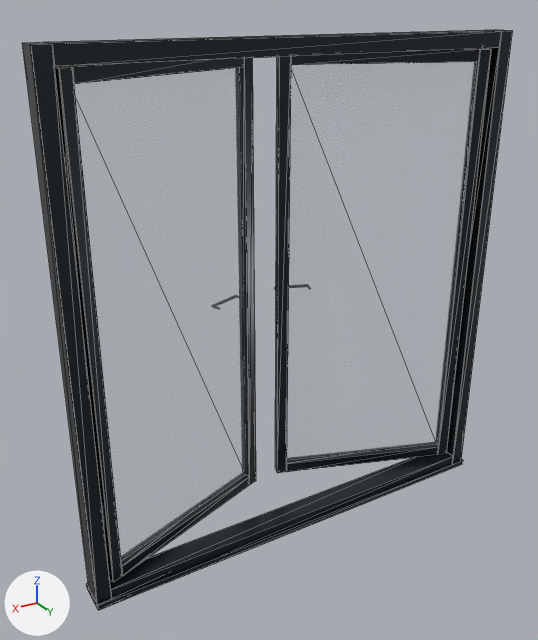
Renders of the glTF model backend/database/seeders/assets/models/black-double-casement-glass-window-01.glb from each side of a commit.
One viewpoint serves both versions: a 50 mm camera at (1.118, 1.677, 1.584) aimed at (0.045, -0.111, 0.69). The lights are fixed; the arrows at lower left show +X, +Y and +Z. The older version comes first. Mesh edges are drawn as thin lines on the coarser meshes. Where no turn or scale is listed for an object, it has been applied to the vertices.

Names of what the first picture shows: 'Casement -1 / Glass leaf glass', 'Casement -1 / Glass leaf sash', 'Casement 1 / Glass leaf glass', 'Casement 1 / Glass leaf sash', 'Window / Outer jamb', 'Window / Sill extrusion' and 5 more.
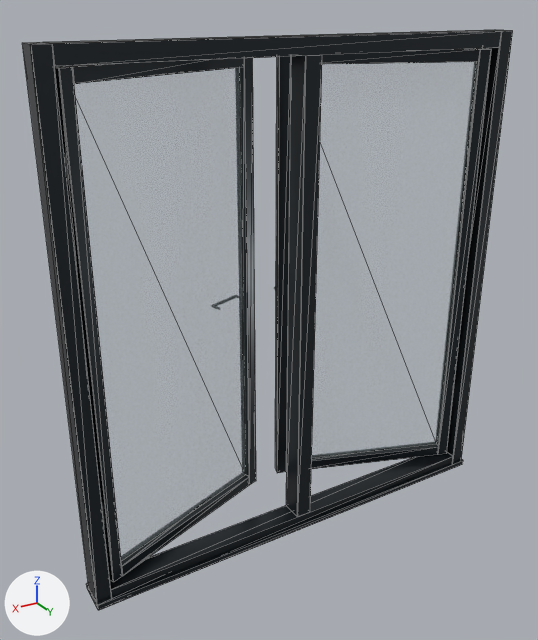
Changed parts and their boxes (x1, y1, x2, y2) in the pictures (538 x 640 px):
'Window / Fixed center mullion', added: after (286, 55, 322, 517)

Patch to the scene script:
```diff
--- a/backend/database/seeders/assets/models/black-double-casement-glass-window-01.glb.py
+++ b/backend/database/seeders/assets/models/black-double-casement-glass-window-01.glb.py
@@ me_window___fixed_center_mullion @@
+me_window___fixed_center_mullion.from_pydata(...)  # 16 vertices, 28 faces; spans x -0.025..0.025, y -0.035..0.035, z 0.045..1.455
+me_window___fixed_center_mullion.materials.append(mat_black_powder_coat)  # dark grey #2c3237
@@ ob_window___fixed_center_mullion @@
+ob_window___fixed_center_mullion = bpy.data.objects.new('Window / Fixed center mullion', me_window___fixed_center_mullion)
+ob_window___fixed_center_mullion.location = (0.0, 0.0, 0.0)
```
